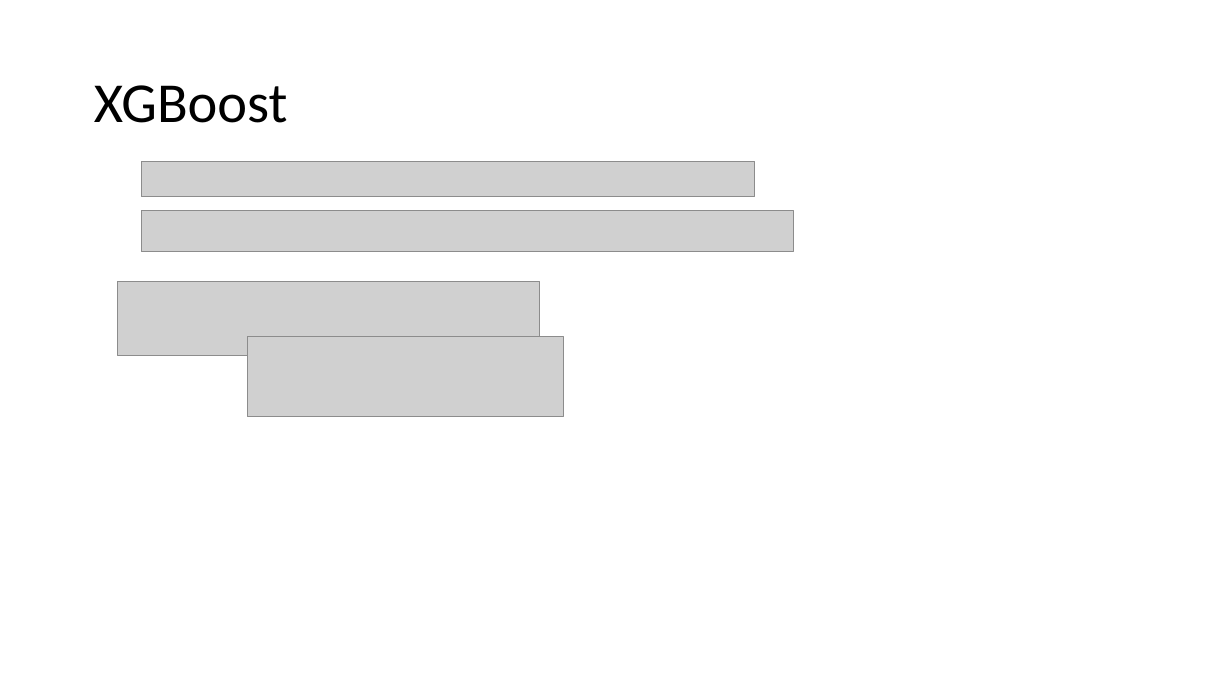
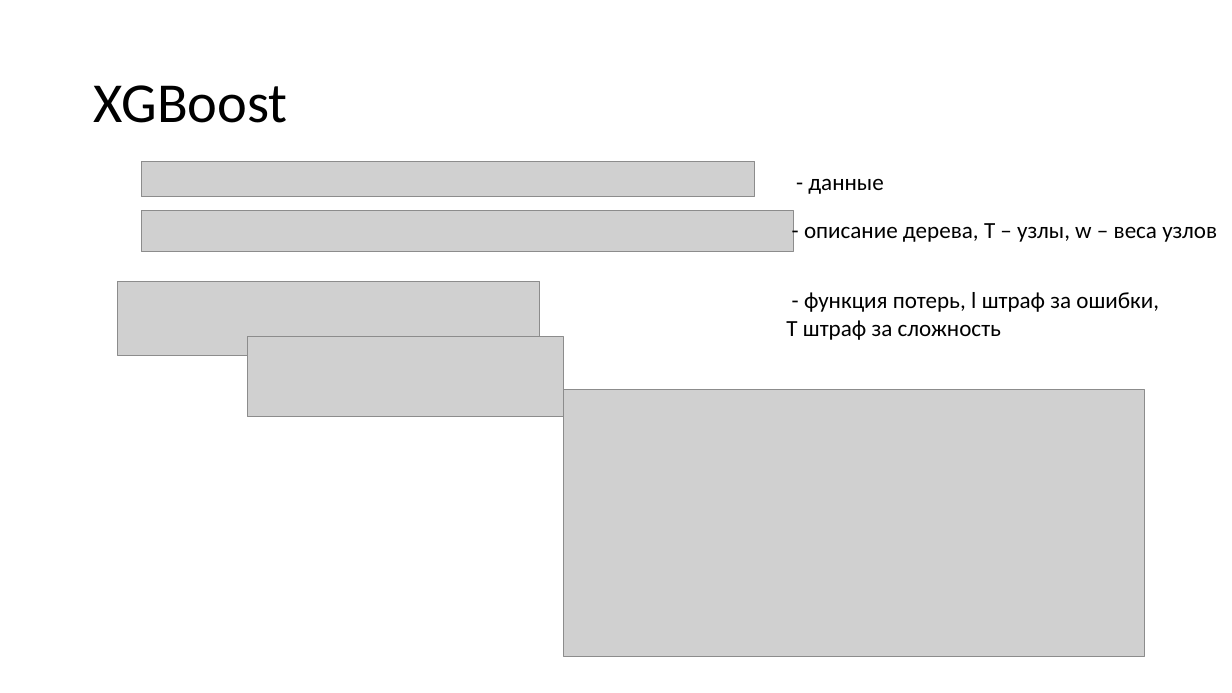
Before and after one commit to anakham/MIET.AI.Course, a slide deck: slide 11 of Лекция 1/Лекция 1. scitit-learn, XGBBoost.pptx. Drawn at 1232x693 pixels with LibreOffice and Linux fonts; fonts in the diff are those of the drawing; grey boxes stand for pictures. Boxes give left, top, right and bottom in pixels: in the first picture for what was removed or moved away, otherwise in the second. Text is boxed around its words. In the diff, an @@ line names an element or a change of style, - is before the commit and + after.

Commit message:
Pictures for xgboost

```diff
--- a/Лекция 1/Лекция 1. scitit-learn, XGBBoost.pptx
+++ b/Лекция 1/Лекция 1. scitit-learn, XGBBoost.pptx
@@ text added at bbox=[808, 178, 883, 194], 18 pt, text #000000 @@
+- данные
@@ text added at bbox=[804, 223, 1217, 242], 18 pt, text #000000 @@
+- описание дерева, T – узлы, w – веса узлов
@@ text added at bbox=[786, 292, 1159, 340], 18 pt, text #000000 @@
+- функция потерь, l штраф за ошибки,
+T штраф за сложность
@@ picture added at bbox=[563, 390, 1144, 656] @@
```
Also in this commit, not shown: 1 other slide changed.
